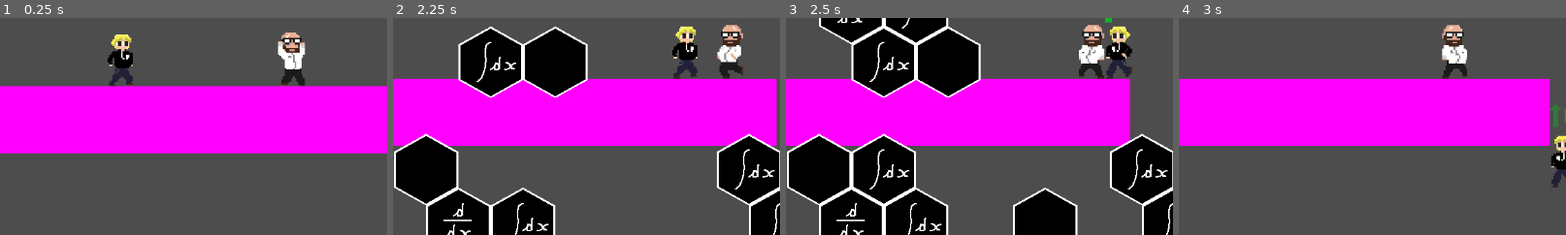
Above: before the commit, frames 1-4 (left to right).
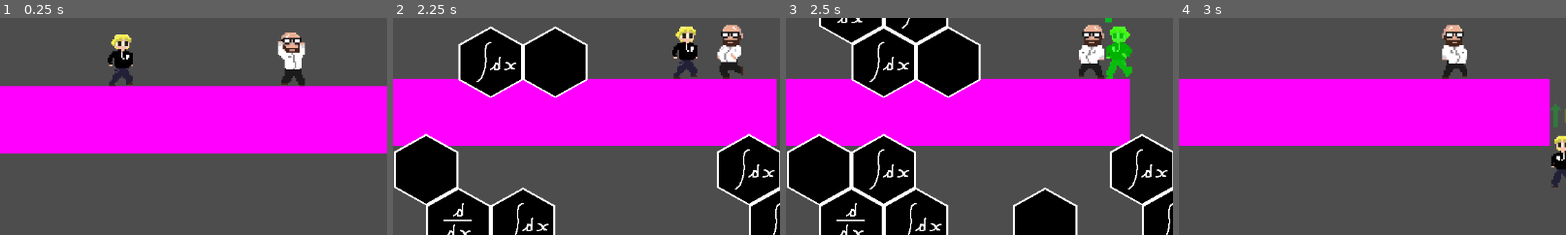
Above: after the commit, the same moments.

Repository: rddtz/training-gj
Game: Godot game, scene res://Scenes/main.tscn
Same seed, same stepped clock (60 frames per second), same inputs: the game is played once before the commit and once after it. The engine's default icon, where the game draws it, is replaced by a stand-in: a white triangle on a blue panel in a dark square.
Inputs:
- Up to frame 1 (0.25 s): no input
- Up to frame 2 (2.25 s): tap Enter (ui_accept) at 0.5 s; hold U 0.53-1.28 s; hold D (moveRight) 0.53-2.03 s; tap Space (jump) at 0.77, 1.52 s; tap J at 1.35 s; hold A (moveLeft) from 2.03 s (still down); hold U from 2.03 s (still down)
- Up to frame 3 (2.5 s): keep holding A (moveLeft); keep holding U
- Up to frame 4 (3 s): release A (moveLeft) at 2.78 s; release U at 2.78 s; hold D (moveRight) from 2.78 s (still down); tap J at 2.85 s
The pictures show only the part of the screen within x 12-62%, y 47-97%; the shares and areas given below are measured in that part.

Frames 1-2 are identical in both runs. In frame 3, 1.1% of the frame differs, in the area x 82-90%, y 3-29%; in frame 4, nothing differs.

Commit message:
blink inimigo

Diff:
--- a/Scenes/inimigo.tscn
+++ b/Scenes/inimigo.tscn
@@ -1,12 +1,18 @@
-[gd_scene load_steps=23 format=3 uid="uid://clyxhwdcfskig"]
+[gd_scene load_steps=29 format=3 uid="uid://clyxhwdcfskig"]
 
 [ext_resource type="Script" path="res://Scripts/inimigo.gd" id="1_gujwf"]
+[ext_resource type="Shader" path="res://Shaders/blink.gdshader" id="2_bgqlm"]
 [ext_resource type="Texture2D" uid="uid://d3g35evbx6mpb" path="res://Assets/enemys/enemy_die.png" id="2_rs11e"]
 [ext_resource type="Texture2D" uid="uid://dxkpkt7ymnow0" path="res://Assets/enemys/enemy_idle.png" id="3_mxp4r"]
 [ext_resource type="Texture2D" uid="uid://c877tf8q3j71v" path="res://Assets/enemys/enemy_dead.png" id="4_nt8dj"]
 [ext_resource type="Texture2D" uid="uid://bwx0lyn6tf2ux" path="res://Assets/enemys/enemy_walk.png" id="5_ibot6"]
 [ext_resource type="PackedScene" uid="uid://bsc465m5wra2p" path="res://Scenes/grade_enemy.tscn" id="6_wimkt"]
 
+[sub_resource type="ShaderMaterial" id="ShaderMaterial_4qq4x"]
+shader = ExtResource("2_bgqlm")
+shader_parameter/blink_color = Color(1, 1, 1, 1)
+shader_parameter/blink_intensity = 0.0
+
 [sub_resource type="AtlasTexture" id="AtlasTexture_tjfac"]
 atlas = ExtResource("2_rs11e")
 region = Rect2(0, 0, 16, 32)
@@ -128,6 +134,94 @@
 [sub_resource type="CapsuleShape2D" id="CapsuleShape2D_n70ir"]
 radius = 7.0
 height = 28.0
+
+[sub_resource type="Animation" id="Animation_y1gyr"]
+resource_name = "hit"
+tracks/0/type = "value"
+tracks/0/imported = false
+tracks/0/enabled = true
+tracks/0/path = NodePath("AnimatedSprite2D:material:shader_parameter/blink_intensity")
+tracks/0/interp = 1
+tracks/0/loop_wrap = true
+tracks/0/keys = {
+"times": PackedFloat32Array(0, 0.5),
+"transitions": PackedFloat32Array(1, 1),
+"update": 0,
+"values": [1.0, 0.0]
+}
+tracks/1/type = "value"
+tracks/1/imported = false
+tracks/1/enabled = true
+tracks/1/path = NodePath("AnimatedSprite2D:material:shader_parameter/blink_color")
+tracks/1/interp = 1
+tracks/1/loop_wrap = true
+tracks/1/keys = {
+"times": PackedFloat32Array(0),
+"transitions": PackedFloat32Array(1),
+"update": 0,
+"values": [Color(1, 1, 1, 1)]
+}
+
+[sub_resource type="Animation" id="Animation_el24n"]
+length = 0.001
+tracks/0/type = "value"
+tracks/0/imported = false
+tracks/0/enabled = true
+tracks/0/path = NodePath("AnimatedSprite2D:material:shader_parameter/blink_intensity")
+tracks/0/interp = 1
+tracks/0/loop_wrap = true
+tracks/0/keys = {
+"times": PackedFloat32Array(0),
+"transitions": PackedFloat32Array(1),
+"update": 0,
+"values": [0.0]
+}
+tracks/1/type = "value"
+tracks/1/imported = false
+tracks/1/enabled = true
+tracks/1/path = NodePath("AnimatedSprite2D:material:shader_parameter/blink_color")
+tracks/1/interp = 1
+tracks/1/loop_wrap = true
+tracks/1/keys = {
+"times": PackedFloat32Array(0),
+"transitions": PackedFloat32Array(1),
+"update": 0,
+"values": [Color(1, 1, 1, 1)]
+}
+
+[sub_resource type="Animation" id="Animation_qo8fm"]
+resource_name = "up"
+tracks/0/type = "value"
+tracks/0/imported = false
+tracks/0/enabled = true
+tracks/0/path = NodePath("AnimatedSprite2D:material:shader_parameter/blink_intensity")
+tracks/0/interp = 1
+tracks/0/loop_wrap = true
+tracks/0/keys = {
+"times": PackedFloat32Array(0, 0.5),
+"transitions": PackedFloat32Array(1, 1),
+"update": 0,
+"values": [1.0, 0.0]
+}
+tracks/1/type = "value"
+tracks/1/imported = false
+tracks/1/enabled = true
+tracks/1/path = NodePath("AnimatedSprite2D:material:shader_parameter/blink_color")
+tracks/1/interp = 1
+tracks/1/loop_wrap = true
+tracks/1/keys = {
+"times": PackedFloat32Array(0),
+"transitions": PackedFloat32Array(1),
+"update": 0,
+"values": [Color(0, 1, 0, 1)]
+}
+
+[sub_resource type="AnimationLibrary" id="AnimationLibrary_d2r4e"]
+_data = {
+"RESET": SubResource("Animation_el24n"),
+"hit": SubResource("Animation_y1gyr"),
+"up": SubResource("Animation_qo8fm")
+}
 
 [node name="Inimigo_corajoso" type="CharacterBody2D" node_paths=PackedStringArray("grade_node")]
 collision_layer = 4
@@ -135,8 +229,9 @@
 grade_node = NodePath("GradeEnemy")
 
 [node name="AnimatedSprite2D" type="AnimatedSprite2D" parent="."]
+material = SubResource("ShaderMaterial_4qq4x")
 sprite_frames = SubResource("SpriteFrames_2qbeu")
-animation = &"walk"
+animation = &"idle"
 autoplay = "idle"
 
 [node name="Física" type="CollisionShape2D" parent="."]
@@ -154,4 +249,9 @@
 position = Vector2(0, -27)
 enemy = NodePath("..")
 
+[node name="AnimationPlayer" type="AnimationPlayer" parent="."]
+libraries = {
+"": SubResource("AnimationLibrary_d2r4e")
+}
+
 [connection signal="body_entered" from="Dano" to="." method="_on_dano_body_entered"]
--- a/Scripts/inimigo.gd
+++ b/Scripts/inimigo.gd
@@ -15,6 +15,8 @@
 @export var grade_node : Node2D
 var vida := 1
 var maxvida := 3
+@onready var animation_player: AnimationPlayer = $AnimationPlayer
+
 
 func _ready() -> void:
 	#grade_node.change_grade()
@@ -48,4 +50,8 @@
 	if body.name == 'Player':
 		if vida < maxvida:
 			vida += 1
+		#Rodando a animacao de aparecer a nota
 		grade_node.up()
+		#Rodando a animacao de deixar verde
+		animation_player.stop()
+		animation_player.play("up")
Binary file removed: Assets/ui/Sem título.png
Not shown, removed: Assets/ui/Sem título.png.import
